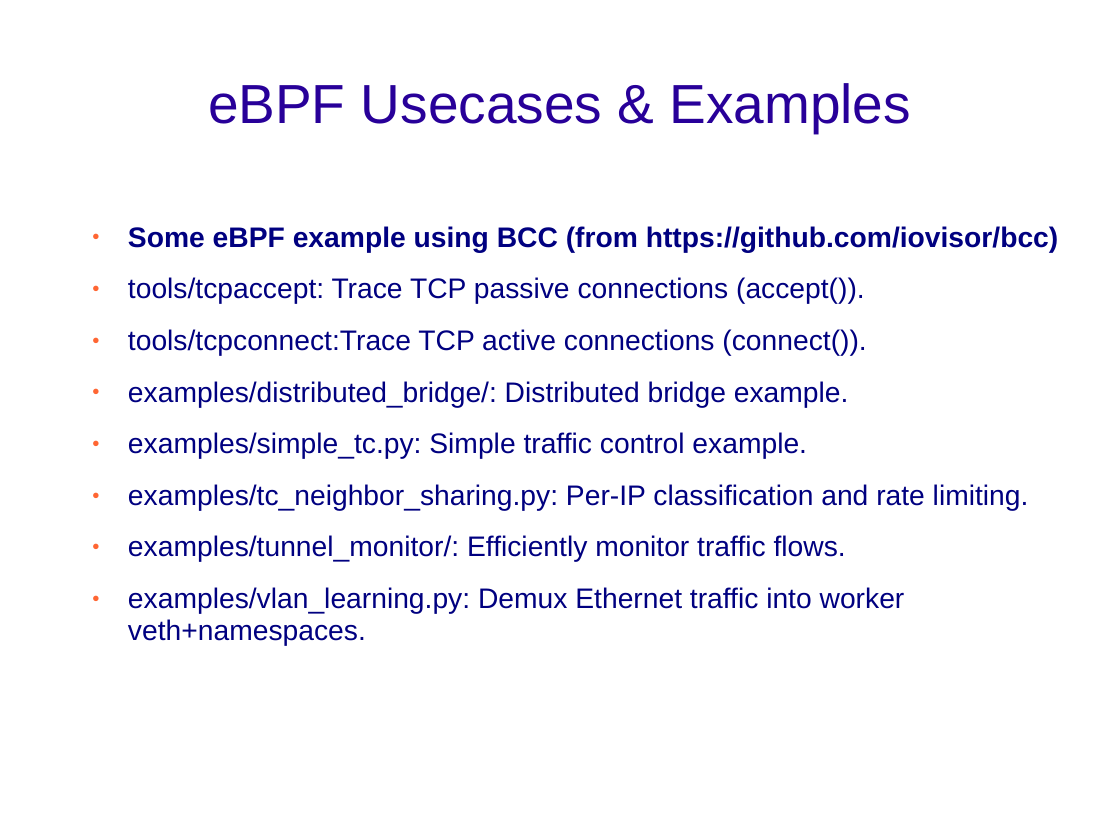
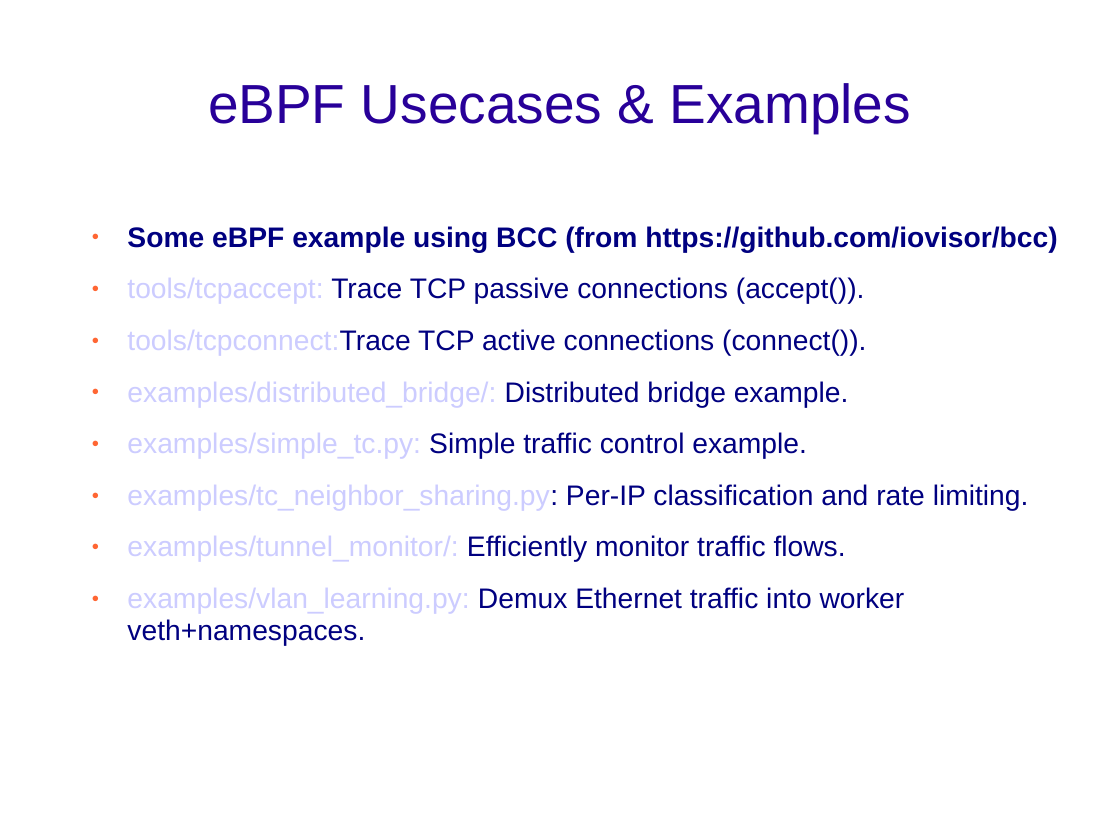
Before and after one commit to netgroup-polito/ebpf-test, a slide deck: slide 21 of eBPF - Short Presentation.ppt (slide 20 before the commit). Drawn at 1120x840 pixels with LibreOffice and Linux fonts; fonts in the diff are those of the drawing; background and template pictures are left out. Boxes give left, top, right and bottom in pixels: in the first picture for what was removed or moved away, otherwise in the second. Text is boxed around its words. In the diff, an @@ line names an element or a change of style, - is before the commit and + after.

```diff
--- a/eBPF - Short Presentation.ppt
+++ b/eBPF - Short Presentation.ppt
@@ text "Some eBPF example using BCC ..." at bbox=[127, 226, 1058, 646]: text colour #000080 to #CCCCFF in "tools/tcpaccept:", "tools/tcpconnect:Trace", "examples/distributed_bridge/:", "examples/simple_tc.py:" and 3 more places @@
```
Also in this commit, not shown: 8 other slides changed, 1 slide added, 5 other files.
